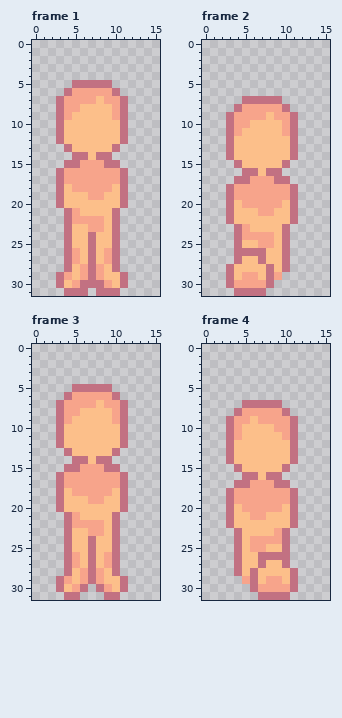
Two states of a pixel-art file, Raw Images/Run-Down.aseprite. The picture above is the old version.
16x32 pixels, 4 frames. Shown: frame 1, frame 2, frame 3, frame 4.
And afterwards:
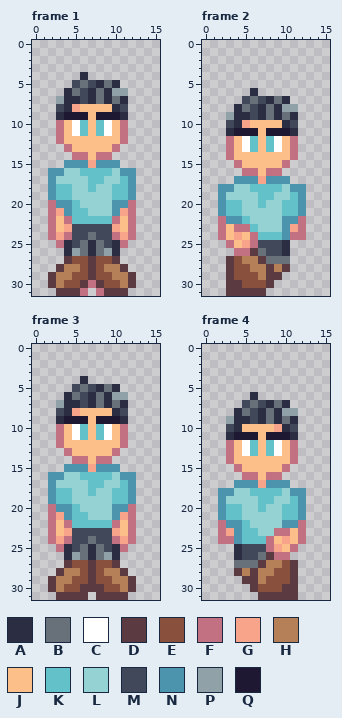
Palette (. is transparent): A #2b2e42  B #68717a  C #ffffff  D #5c3a41  E #8a503e  F #c27182  G #f7a48b  H #b58057  J #fcbf8a  K #63c2c9  L #94d2d4  M #414859  N #4c93ad  P #90a1a8  Q #1f1833
The edit:
layer "Face" now shown
layer "Shirt" now shown
layer "Pants" now shown
layer "Boots" now shown
layer "Hair" now shown
layer "Arms" now shown
Changed rows in their new state; - is an unchanged pixel.
Frame 1:
first column x 3:
 4 ---A-----
 5 --MBMABA-
 6 -ABMABAPP
 7 PAAMABABA
 8 MA-----AM
 9 AQQQ-QQQA
10 --CK-KC--
11 --CK-KC--
first column x 2:
15 --NNN-NNN--
16 NNLLKKKKLNN
17 NLLLLKKLLKN
18 NKKLLKLLKKN
19 NKKLLLLLKKN
20 FNNKLLLLNNF
21 FGNKKLLLNGF
22 FJ-KKKKK-JF
23 FJGMMMMMGJF
24 FG-MMBMM-GF
25 -FAMBABMAF-
26 --APBABPA--
27 --DEEDEED--
28 -DHHEDEHHD-
29 DHHEEDEEHHD
30 DHEED-DEEHD
31 -DDD---DDD-
Frame 2:
first column x 3:
 6 ---A-----
 7 --MBMABA-
 8 -ABMABAPP
 9 PAAMABABA
10 MA-----AM
11 AQQQ-QQQA
12 --CK-KC--
13 --CK-KC--
first column x 2:
17 --NNN-NNN--
18 NNLLKKKKLNN
19 NLLLLKKLLKN
20 NKKLLKLLKKN
21 NKKLLLLLKKN
22 FNNKLLLLNNF
23 FJ-FKLLLNGF
24 FJGJFKKKNFF
25 -FJGFMMMA--
26 ----DBMMA--
27 -DEHHDBBB--
28 -DEEHHDHD--
29 -DEEEHDD---
30 -DDEEED----
31 -DDDDD-----
Frame 3:
first column x 3:
 4 ---A-----
 5 --MBMABA-
 6 -ABMABAPP
 7 PAAMABABA
 8 MA-----AM
 9 AQQQ-QQQA
10 --CK-KC--
11 --CK-KC--
first column x 2:
15 --NNN-NNN--
16 NNLLKKKKLNN
17 NLLLLKKLLKN
18 NKKLLKLLKKN
19 NKKLLLLLKKN
20 FNNKLLLLNNF
21 FGNKKLLLNGF
22 FJ-KKKKK-JF
23 FJGMMMMMGJF
24 FG-MMBMM-GF
25 -FAMBABMAF-
26 --APBABPA--
27 --DEEDEED--
28 -DHHEDEHHD-
29 DHHEEDEEHHD
30 DHEEDDDEEHD
31 -DDDD-DDDD-
Frame 4:
first column x 3:
 6 ---A-----
 7 --MBMABA-
 8 -ABMABAPP
 9 PAAMABABA
10 MA-----AM
11 AQQQ-QQQA
12 --CK-KC--
13 --CK-KC--
first column x 2:
17 --NNN-NNN--
18 NNLLKKKKLNN
19 NLLLLKKLLKN
20 NKKLLKLLKKN
21 NKKLLLLLKKN
22 FNNKLLLLNNF
23 FGNKKLLF-JF
24 FFNKKKFJGJF
25 --AMMMFGJF-
26 --AMMBD----
27 --BBBDHHED-
28 --DHDHHEED-
29 ---DDHEEED-
30 ----DEEEDD-
31 -----DDDDD-
